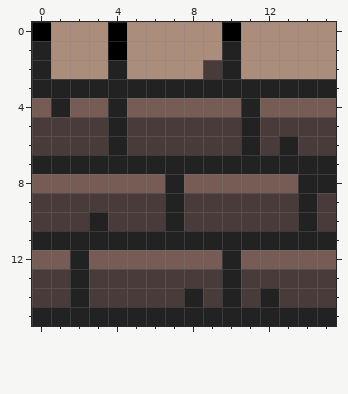
Two states of a pixel-art sprite, Legend_Of_Knight/Resources/Tilemap/Walls/CornerWallRightUp.png. Above, as it was before the edit.
The file is 16x16 pixels.
Once edited:
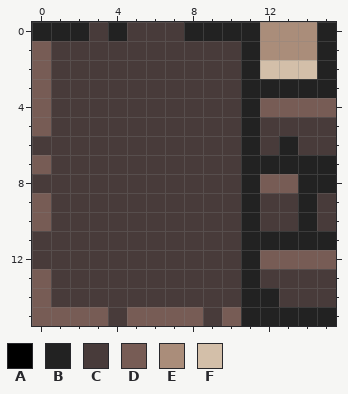
Palette (. is transparent): A #000000  B #222222  C #483b3a  D #775c55  E #aa8d7a  F #d3bfa9
Difference:
y 0: x 0..11 AEEEAEEEEEAE -> BBBCBCCCBBBB; x 15 E -> B
y 1: x 0..11 BEEEAEEEEEBE -> DCCCCCCCCCCB; x 15 E -> B
y 2: x 0..8 BEEEBEEEE -> DCCCCCCCC; x 10..15 BEEEEE -> CBFFFB
y 3: x 0..10 BBBBBBBBBBB -> DCCCCCCCCCC
y 4: x 1..10 BDDBDDDDDD -> CCCCCCCCCC
y 5: x 0 C -> D; x 4 B -> C
y 6: x 4 B -> C
y 7: x 0..10 BBBBBBBBBBB -> DCCCCCCCCCC
y 8: x 0..11 DDDDDDDBDDDD -> CCCCCCCCCCCB
y 9: x 0 C -> D; x 7 B -> C; x 11 C -> B
y 10: x 0 C -> D; x 3 B -> C; x 7 B -> C; x 11 C -> B
y 11: x 0..10 BBBBBBBBBBB -> CCCCCCCCCCC
y 12: x 0..11 DDBDDDDDDDBD -> CCCCCCCCCCCB
y 13: x 0 C -> D; x 2 B -> C; x 10..11 BC -> CB
y 14: x 0 C -> D; x 2 B -> C; x 8 B -> C; x 10..11 BC -> CB
y 15: x 0..10 BBBBBBBBBBB -> DDDDCDDDDCD
Boxes around the changes in both pictures, in picture pixels (x1, y1, x2, y2):
changed: (32, 22, 336, 326)
